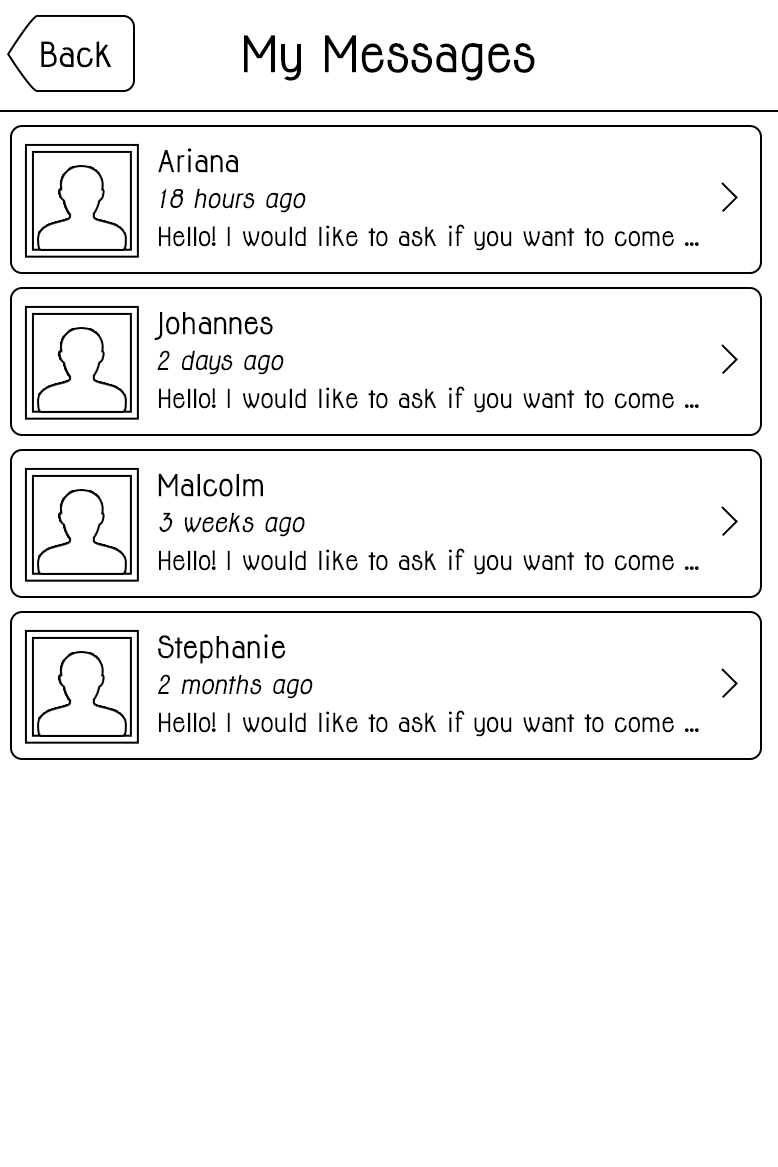
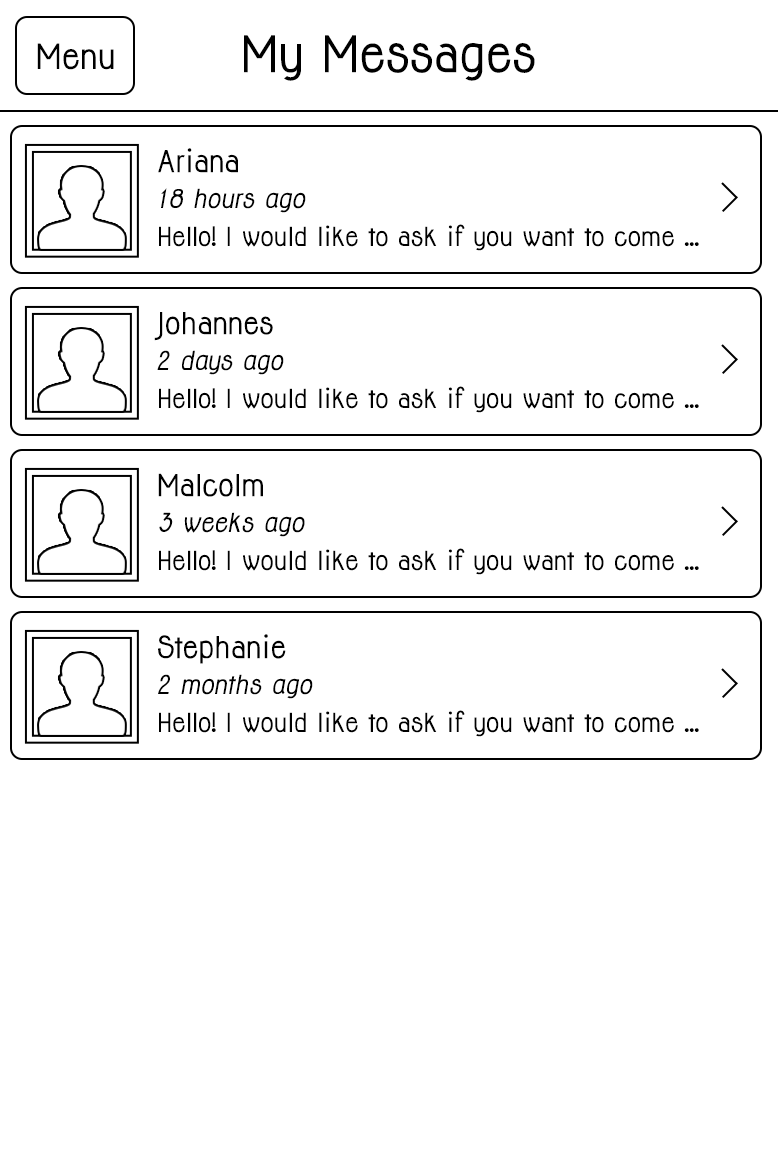
Two versions of the same layered image (w=778, h=1167). Layer-by-layer changes:
removed group "cancel" (1 layers) from group "nav bar" over [left=41, top=41, right=112, bottom=68]
removed layer "Back" from group "cancel" over [left=41, top=41, right=112, bottom=68]
removed layer "Rounded Rectangle 2" from group "nav bar" over [left=7, top=15, right=135, bottom=92]
added group "Group 1" with 2 layers in group "nav bar" over [left=15, top=16, right=135, bottom=95]
added layer "Menu" in group "Group 1" over [left=37, top=43, right=114, bottom=70]
added layer "Rounded Rectangle 6" in group "Group 1" over [left=15, top=16, right=135, bottom=95]
